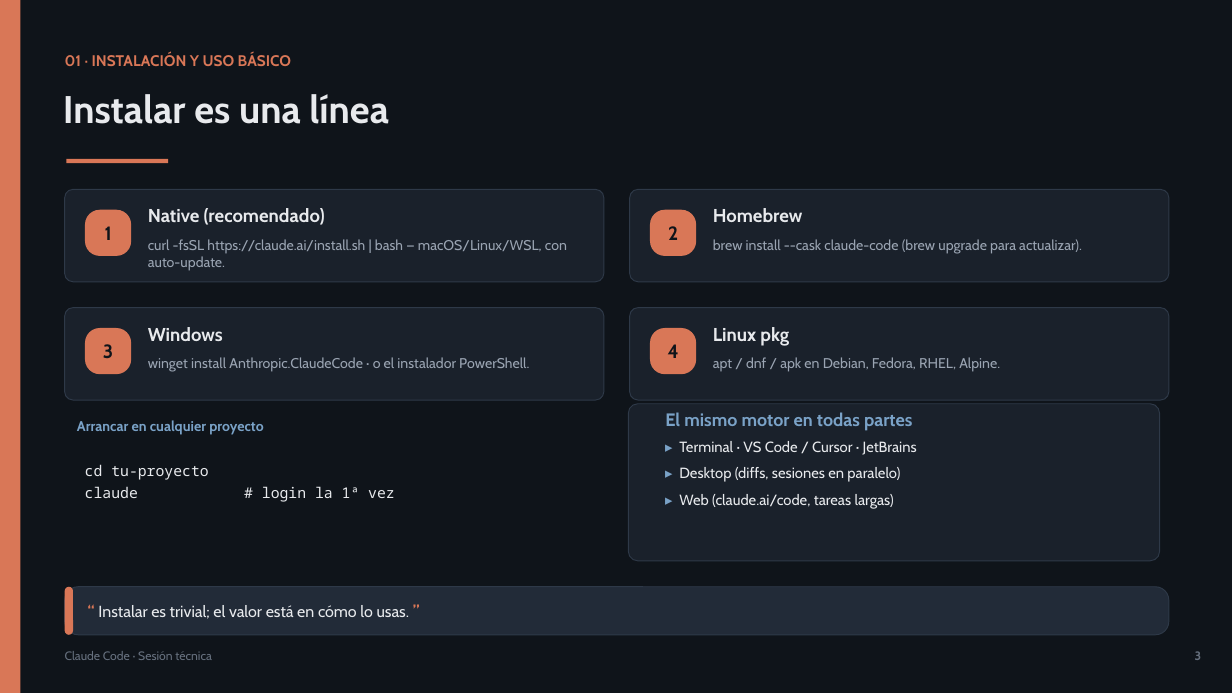
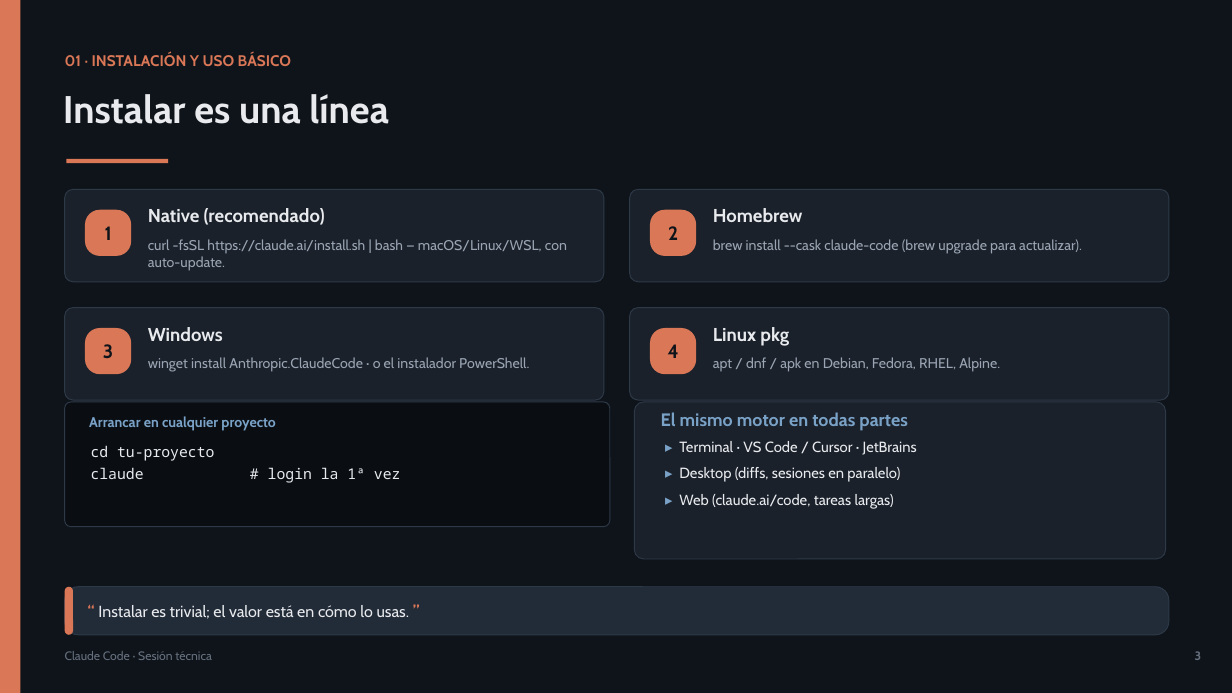
Before and after one commit to olonok69/claude_code_ml_engineer, a slide deck: slide 3 of presentacion/Claude_Code_Presentacion.pptx. Drawn at 1232x693 pixels with LibreOffice and Linux fonts; fonts in the diff are those of the drawing. Boxes give left, top, right and bottom in pixels: in the first picture for what was removed or moved away, otherwise in the second. Text is boxed around its words. In the diff, an @@ line names an element or a change of style, - is before the commit and + after.

```diff
--- a/presentacion/Claude_Code_Presentacion.pptx
+++ b/presentacion/Claude_Code_Presentacion.pptx
@@ rounded rectangle added at (65, 402, 610, 527), fill #0A0E13, outline #2E3948 0.75 pt @@
@@ text "Arrancar en cualquier proyecto": place and size @@
-text "Arrancar en cualquier proyecto" at (77, 420, 263, 435)
+text "Arrancar en cualquier proyecto" at (89, 416, 275, 430)
@@ rounded rectangle: place and size @@
-rounded rectangle at (628, 404, 1160, 561)
+rounded rectangle at (635, 402, 1166, 559)
@@ text "El mismo motor en todas ...": place and size @@
-text "El mismo motor en todas ..." at (665, 412, 912, 431)
+text "El mismo motor en todas ..." at (661, 412, 907, 431)
@@ text "cd tu-proyecto": place and size @@
-text "cd tu-proyecto" at (85, 464, 395, 502)
+text "cd tu-proyecto" at (91, 445, 401, 483)
```
Also in this commit, not shown: 3 other slides changed, 1 slide added, 4 other files.
